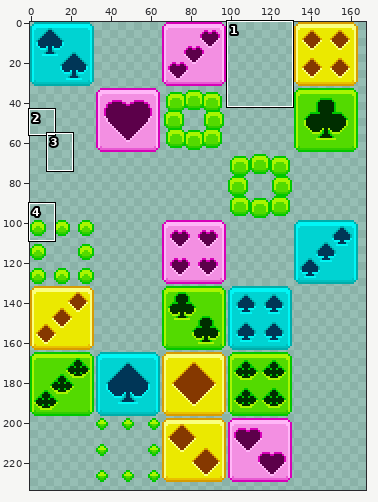
Two states of a sprite sheet, puzzlesuit/atlas.png. The picture above shows the old version from afar; the outline marks the close-up.
Close-up. Before the commit:
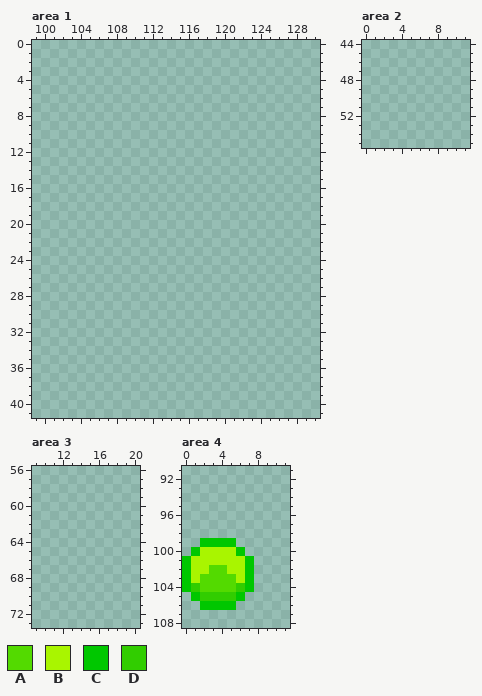
The file is 256x256 pixels. Shown: area 1: x 99..130, y 0..41; area 2: x 0..11, y 44..55; area 3: x 9..20, y 56..73; area 4: x 0..11, y 91..108. The old version is drawn lined up with the new one. The wide view leaves out empty margins. The commit also changed other parts of the picture, which this record leaves out.
Palette (. is transparent): A #53da00  B #a9f500  C #00c700  D #31cd00
Pixels before, area 4, first column x 0:
 99 ..CCCC..
100 .CBBBBC.
101 CBBBBBBC
102 CBBAABBC
103 CBAAAABC
104 CDAAAADC
105 .CDDDDC.
106 ..CCCC..
The same view after the edit:
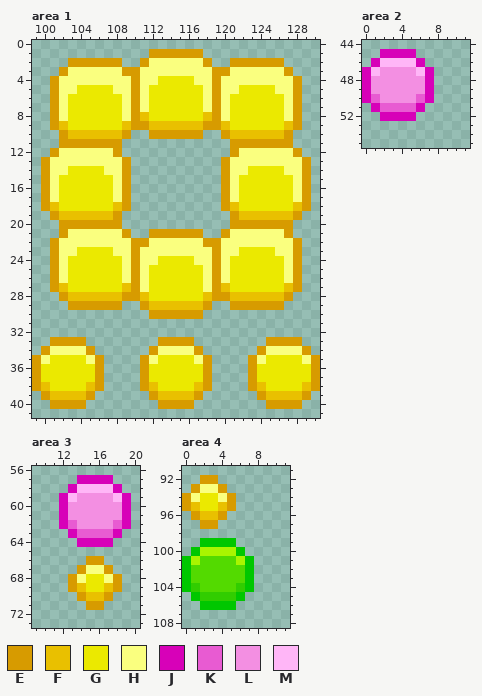
Colours new in this view: E #d79b00  F #e9c000  G #ebe900  H #faff7f  J #d701b8  K #e85bd2  L #f38fe2  M #ffb6f7
Edits made:
drawings rearranged on the sheet (the old picture shows each at its new place)
Changed rows in their new state; - is an unchanged pixel.
Area 1:
first column x 99:
 1 -------------EEEEEE-------------
 2 ----EEEEEE--EHHHHHHE--EEEEEE----
 3 ---EHHHHHHEEHHHHHHHHEEHHHHHHE---
 4 --EHHHHHHHHEHHGGGGHHEHHHHHHHHE--
 5 --EHHGGGGHHEHGGGGGGHEHHGGGGHHE--
 6 --EHGGGGGGHEHGGGGGGHEHGGGGGGHE--
 7 --EHGGGGGGHEHGGGGGGHEHGGGGGGHE--
 8 --EHGGGGGGHEFGGGGGGFEHGGGGGGHE--
 9 --EFGGGGGGFEEFFFFFFEEFGGGGGGFE--
10 ---EFFFFFFE--EEEEEE--EFFFFFFE---
11 ---EEEEEEE------------EEEEEEE---
12 --EHHHHHHE------------EHHHHHHE--
13 -EHHHHHHHHE----------EHHHHHHHHE-
14 -EHHGGGGHHE----------EHHGGGGHHE-
15 -EHGGGGGGHE----------EHGGGGGGHE-
16 -EHGGGGGGHE----------EHGGGGGGHE-
17 -EHGGGGGGHE----------EHGGGGGGHE-
18 -EFGGGGGGFE----------EFGGGGGGFE-
19 --EFFFFFFE------------EFFFFFFE--
20 ---EEEEEEE------------EEEEEEE---
21 ---EHHHHHHE--EEEEEE--EHHHHHHE---
22 --EHHHHHHHHEEHHHHHHEEHHHHHHHHE--
23 --EHHGGGGHHEHHHHHHHHEHHGGGGHHE--
24 --EHGGGGGGHEHHGGGGHHEHGGGGGGHE--
25 --EHGGGGGGHEHGGGGGGHEHGGGGGGHE--
26 --EHGGGGGGHEHGGGGGGHEHGGGGGGHE--
27 --EFGGGGGGFEHGGGGGGHEFGGGGGGFE--
28 ---EFFFFFFEEFGGGGGGFEEFFFFFFE---
29 ----EEEEEE--EFFFFFFE--EEEEEE----
30 -------------EEEEEE-------------
33 --EEEE--------EEEE--------EEEE--
34 -EHHHHE------EHHHHE------EHHHHE-
35 EHGGGGHE----EHGGGGHE----EHGGGGHE
36 EGGGGGGE----EGGGGGGE----EGGGGGGE
37 EGGGGGGE----EGGGGGGE----EGGGGGGE
38 EFGGGGFE----EFGGGGFE----EFGGGGFE
39 -EFFFFE------EFFFFE------EFFFFE-
40 --EEEE--------EEEE--------EEEE--
Area 2:
first column x 0:
45 --JJJJ--
46 -JMMMMJ-
47 JMLLLLMJ
48 JLLLLLLJ
49 JLLLLLLJ
50 JKLLLLKJ
51 -JKKKKJ-
52 --JJJJ--
Area 3:
first column x 12:
57 --JJJJ--
58 -JMMMMJ-
59 JMLLLLMJ
60 JLLLLLLJ
61 JLLLLLLJ
62 JKLLLLKJ
63 -JKKKKJ-
64 --JJJJ--
66 ---EE---
67 --EHHE--
68 -EHGGHE-
69 -EFGGFE-
70 --EFFE--
71 ---EE---
Area 4:
first column x 0:
 92 --EE--
 93 -EHHE-
 94 EHGGHE
 95 EFGGFE
 96 -EFFE-
 97 --EE--
first column x 1:
101 -AAAA-
102 AA--AA
103 A----A
